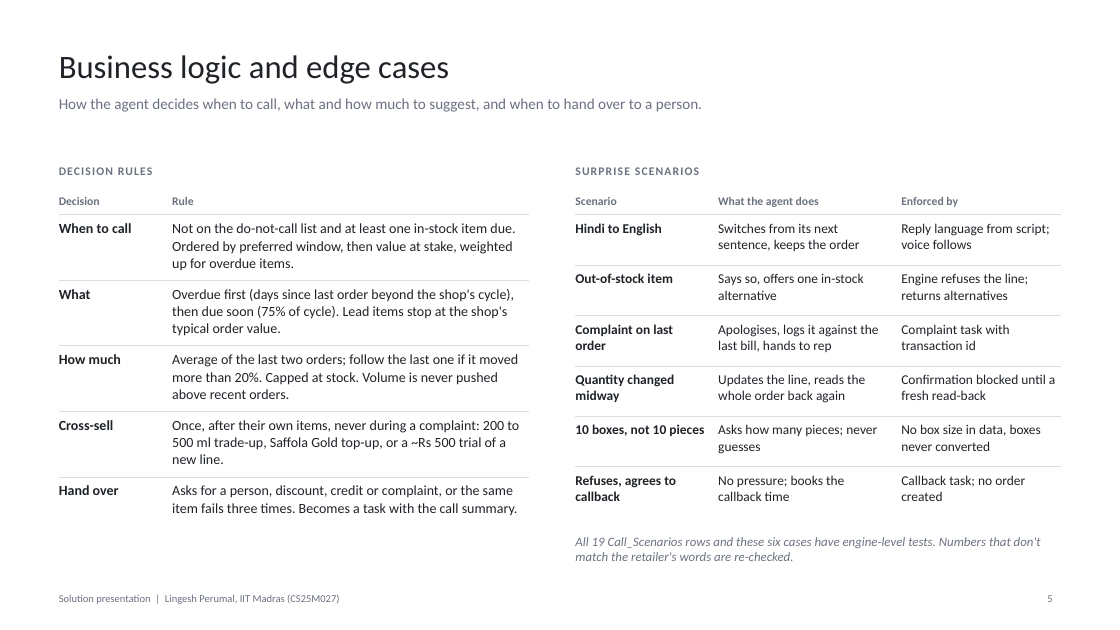
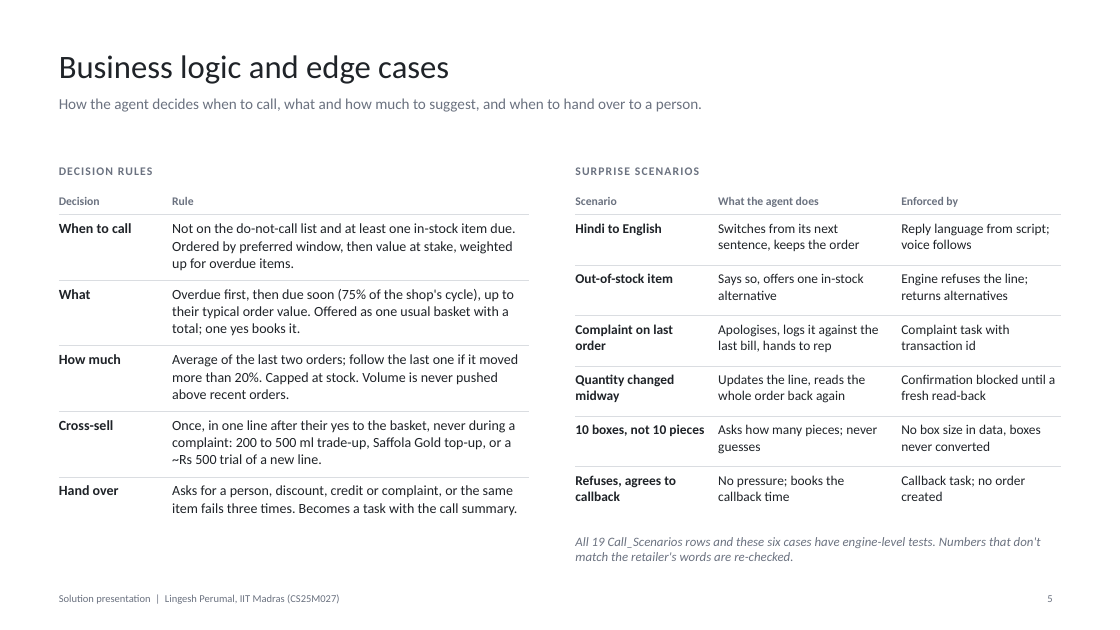
Before and after one commit to lingesh255/gt-voice, a slide deck: slide 5 of docs/solution-presentation.pptx. Drawn at 1120x630 pixels with LibreOffice and Linux fonts; fonts in the diff are those of the drawing. Boxes give left, top, right and bottom in pixels: in the first picture for what was removed or moved away, otherwise in the second. Text is boxed around its words. In the diff, an @@ line names an element or a change of style, - is before the commit and + after.

```diff
--- a/docs/solution-presentation.pptx
+++ b/docs/solution-presentation.pptx
@@ table at (59,189,529,520) @@
-row 3, column 2: Overdue first (days since last order beyond the shop's cycle), then due soon (75% of cycle). Lead items stop at the shop's typical order value.
+row 3, column 2: Overdue first, then due soon (75% of the shop's cycle), up to their typical order value. Offered as one usual basket with a total; one yes books it.
-row 5, column 2: Once, after their own items, never during a complaint: 200 to 500 ml trade-up, Saffola Gold top-up, or a ~Rs 500 trial of a new line.
+row 5, column 2: Once, in one line after their yes to the basket, never during a complaint: 200 to 500 ml trade-up, Saffola Gold top-up, or a ~Rs 500 trial of a new line.
```
Also in this commit, not shown: 2 other slides changed, 15 other files.
